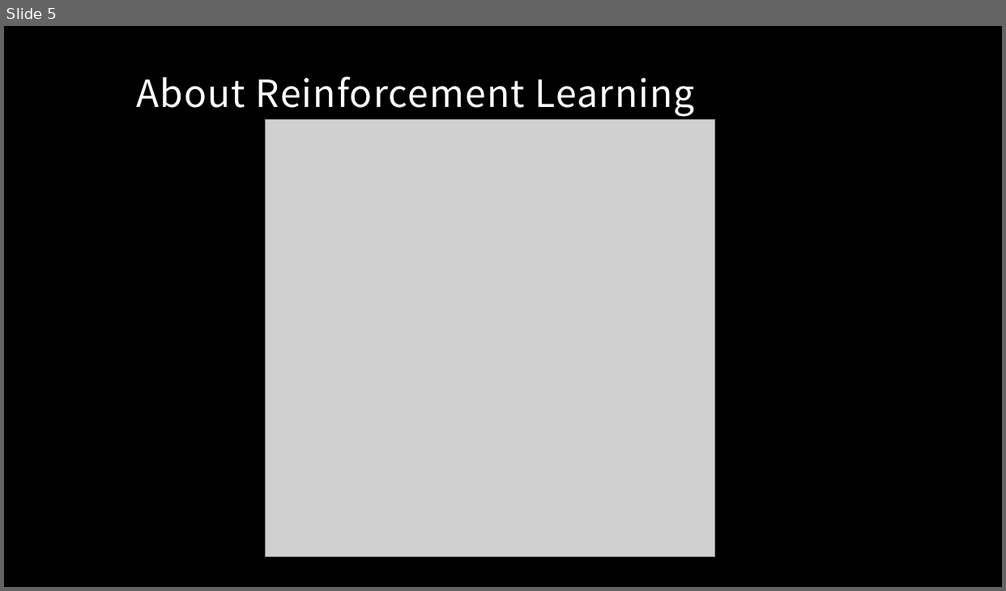
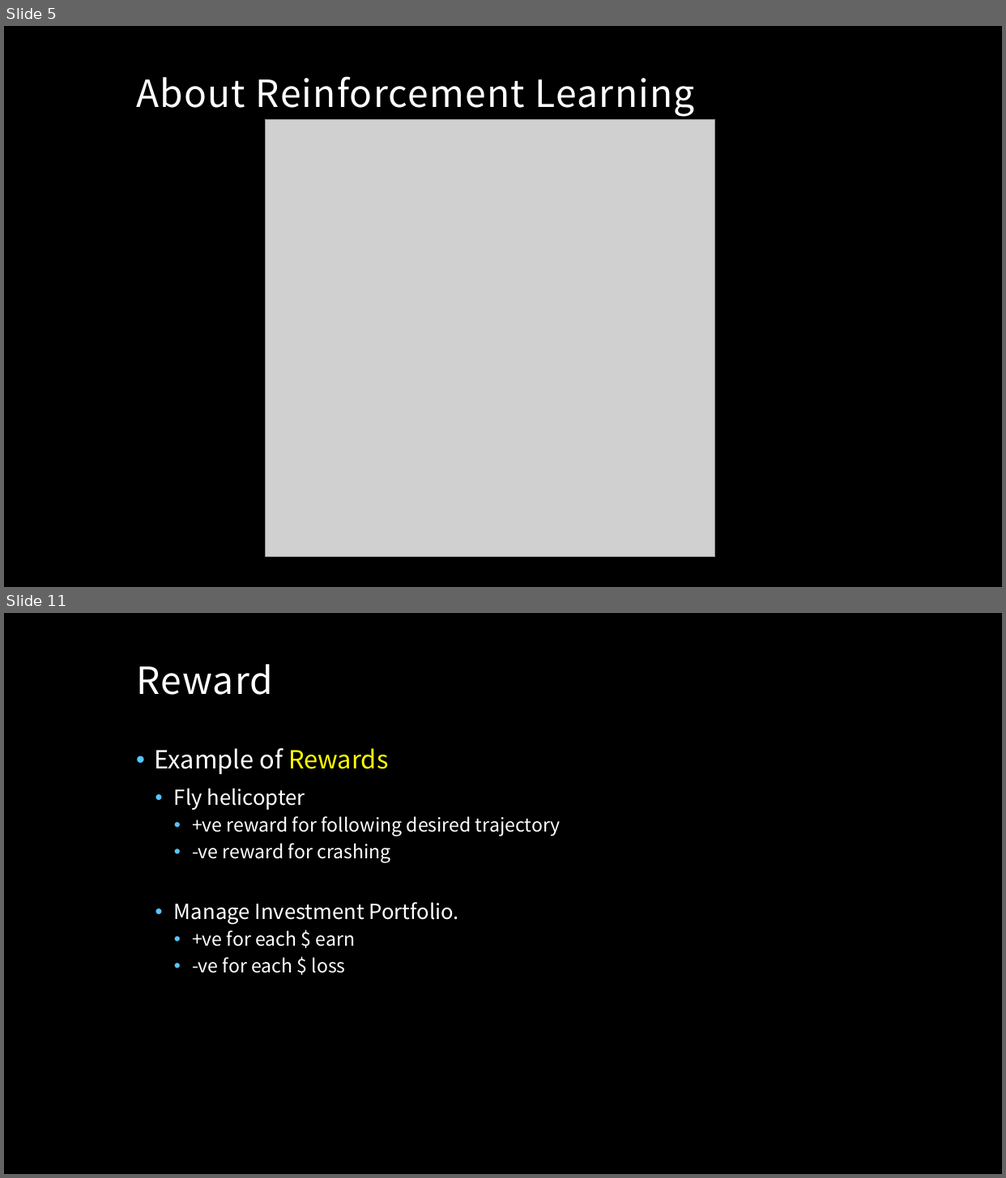
Before and after one commit to MacgyverLin/VintageComputer, a slide deck: Speech/Reinforcement Learning.pptx. Shown one above the other, each under a label of ours: slide 5 before the commit, slides 5 and 11 after it; the slides between them are not shown. The pictures are 1006x591 and 1006x1178 pixels, drawn with LibreOffice and Linux fonts; fonts in the diff are those of the drawing; grey boxes stand for pictures; background and template pictures are left out. Boxes give left, top, right and bottom in pixels: in the first picture for what was removed or moved away, otherwise in the second. Text is boxed around its words. In the diff, an @@ line names an element or a change of style, - is before the commit and + after.

```diff
--- a/Speech/Reinforcement Learning.pptx
+++ b/Speech/Reinforcement Learning.pptx
@@ slide 11 added at [4,613,1002,1174], background picture (left out) @@
@@ title added at [136,664,273,695], 36 pt, text #FFFFFF @@
+Reward
@@ text added at [155,748,560,973], 18 pt, text #FFFFFF @@
+• Example of Rewards
+  • Fly helicopter
+    • +ve reward for following desired trajectory
+    • -ve reward for crashing
+  • Manage Investment Portfolio.
+    • +ve for each $ earn
+    • -ve for each $ loss
```
Also in this commit, not shown: 10 other slides added, 8 slides removed.
